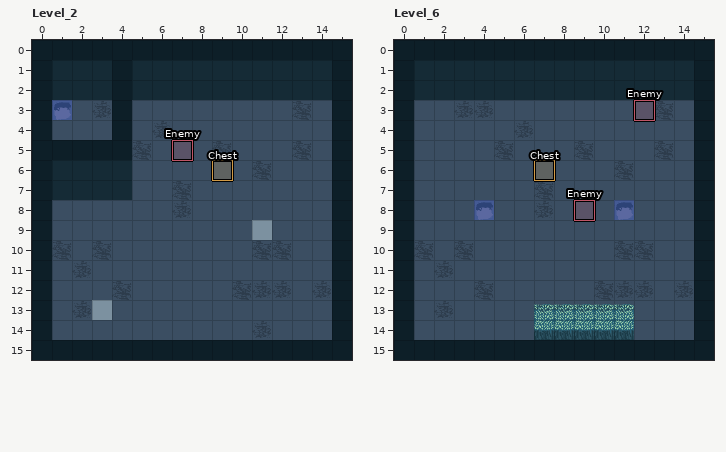
Two states of a LDtk project, assets/maps/ld-48.ldtk. The picture above is the old version.
Cells are 32x32 px. Shown: Level_2 x 0..15, y 0..15; Level_6 x 0..15, y 0..15. The commit also changed other parts of the map, which this record leaves out.
The same view after the edit:
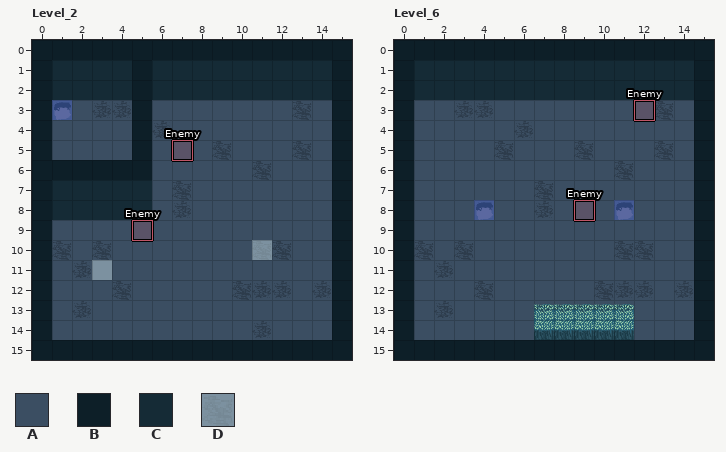
Key: from "FloorAuto": A 1 "Floor", B 3 "Wall", C 9 "backkwall"; from "Regions": D 5 "FLY".
_ is an empty cell.
Objects are placed by their top-left corner, in cells (3,4 is the top-left corner of cell 3,4); size is 1x1 cell unless given.
See-through tiles are keyed as they look on the map.
Changes in this commit:
Layer "FloorAuto", Level_2:
Tile B gives way to tile A in rows 3 to 4 at x 4; in row 5 at x 1 to 4.
Tile A gives way to tile B in rows 3 to 6 at x 5.
Tile A gives way to tile C in row 7 at x 5; in row 8 at x 1 to 5.
Layer "Regions", Level_2:
The edit adds tile D in row 10 at x 11; in row 11 at x 3.
The author cleared tile D in row 9 at x 11; in row 13 at x 3.
Layer "Entities", Level_2:
A new object: "Enemy" rectangle at 5,9.
Object "Chest" rectangle at 9,6 is removed.
Layer "Entities", Level_6:
Object "Chest" rectangle at 7,6 is removed.
